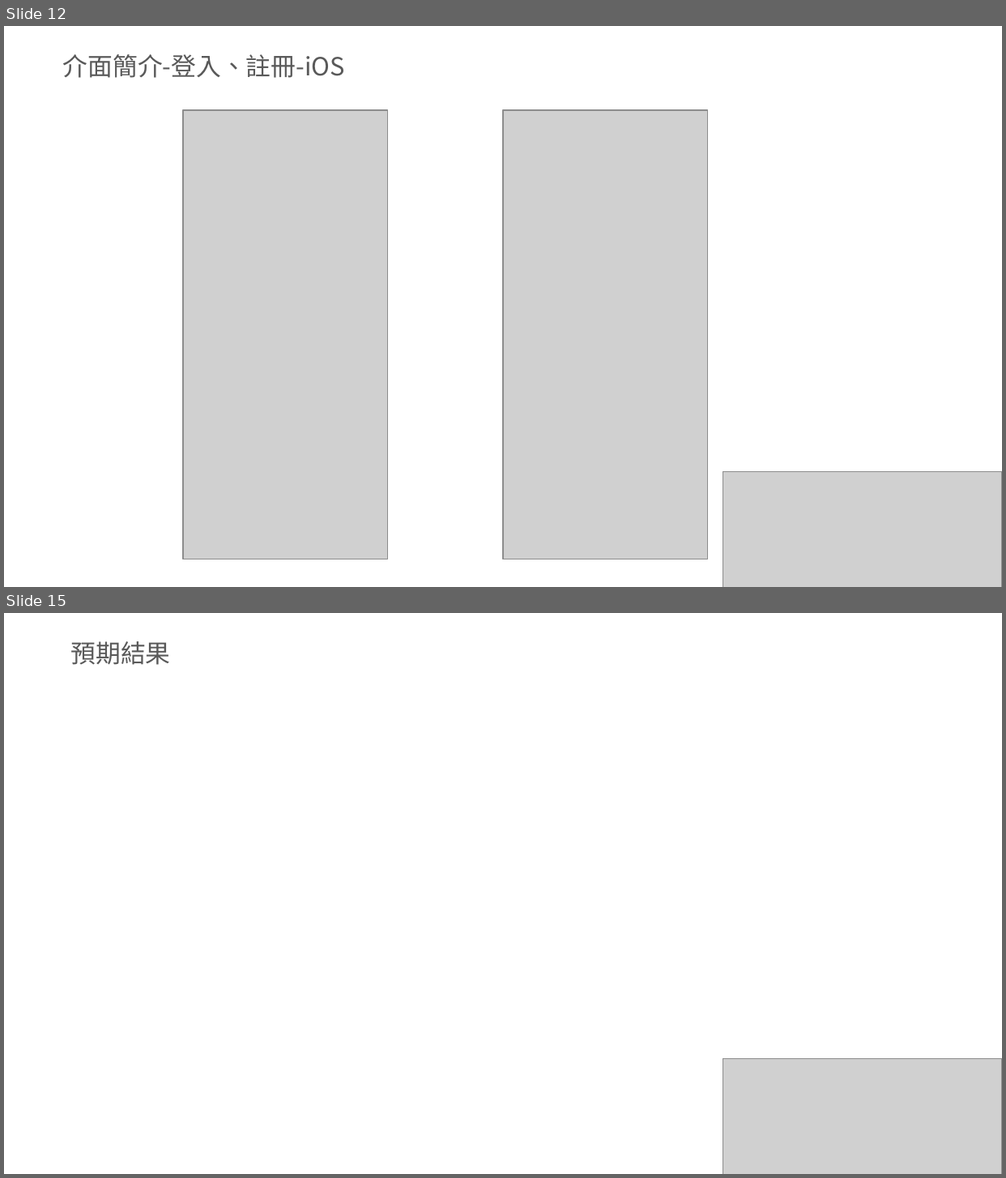
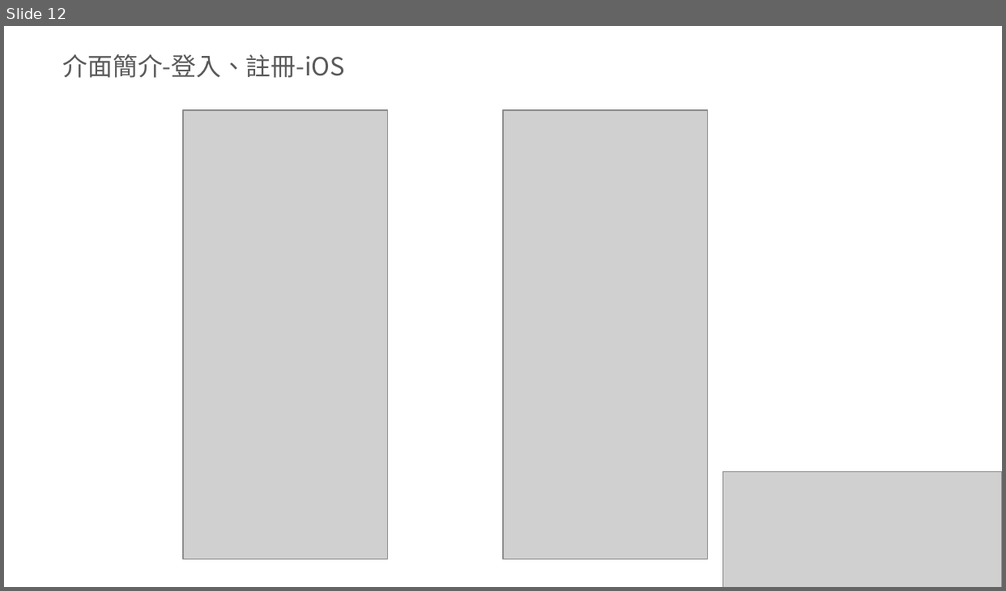
Before and after one commit to bbblu/courtesy-umbrella-docs, a slide deck: files/PPT/初審簡報 美化版.pptx. Shown one above the other, each under a label of ours: slides 12 and 15 before the commit, slide 12 after it; the slides between them are not shown. The pictures are 1006x1178 and 1006x591 pixels, drawn with LibreOffice and Linux fonts; fonts in the diff are those of the drawing; grey boxes stand for pictures; background and template pictures are left out. Boxes give left, top, right and bottom in pixels: in the first picture for what was removed or moved away, otherwise in the second. Text is boxed around its words. In the diff, an @@ line names an element or a change of style, - is before the commit and + after.

```diff
--- a/files/PPT/初審簡報 美化版.pptx
+++ b/files/PPT/初審簡報 美化版.pptx
@@ slide 15 removed at (4, 613, 1002, 1174), background picture (left out) @@
@@ text removed at (70, 641, 170, 665) @@
-預期結果
@@ picture removed at (722, 1059, 1002, 1174) @@
```
Also in this commit, not shown: 3 slides changed, 4 slides added, 3 other slides removed, 1 other file.
